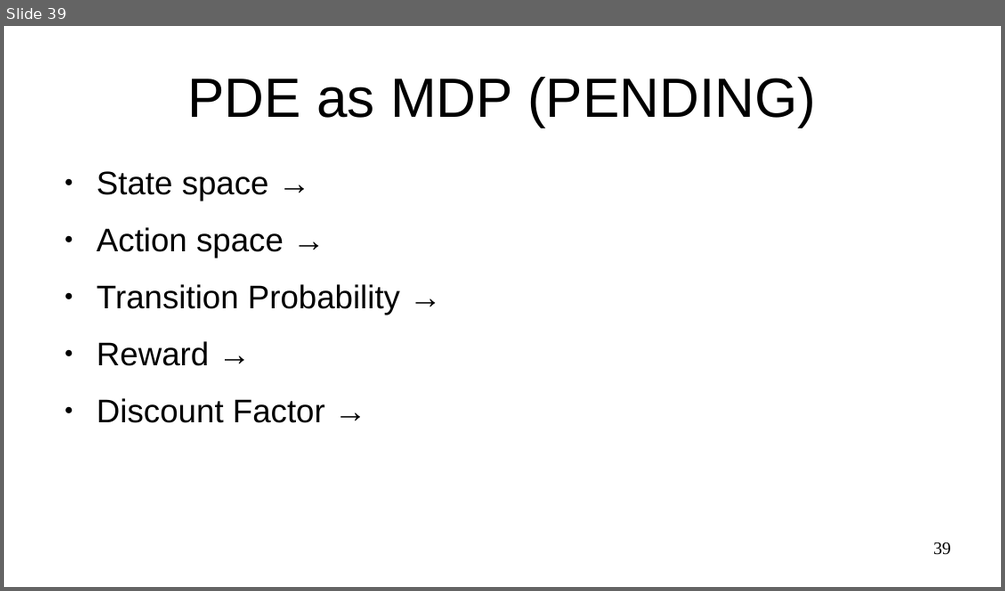
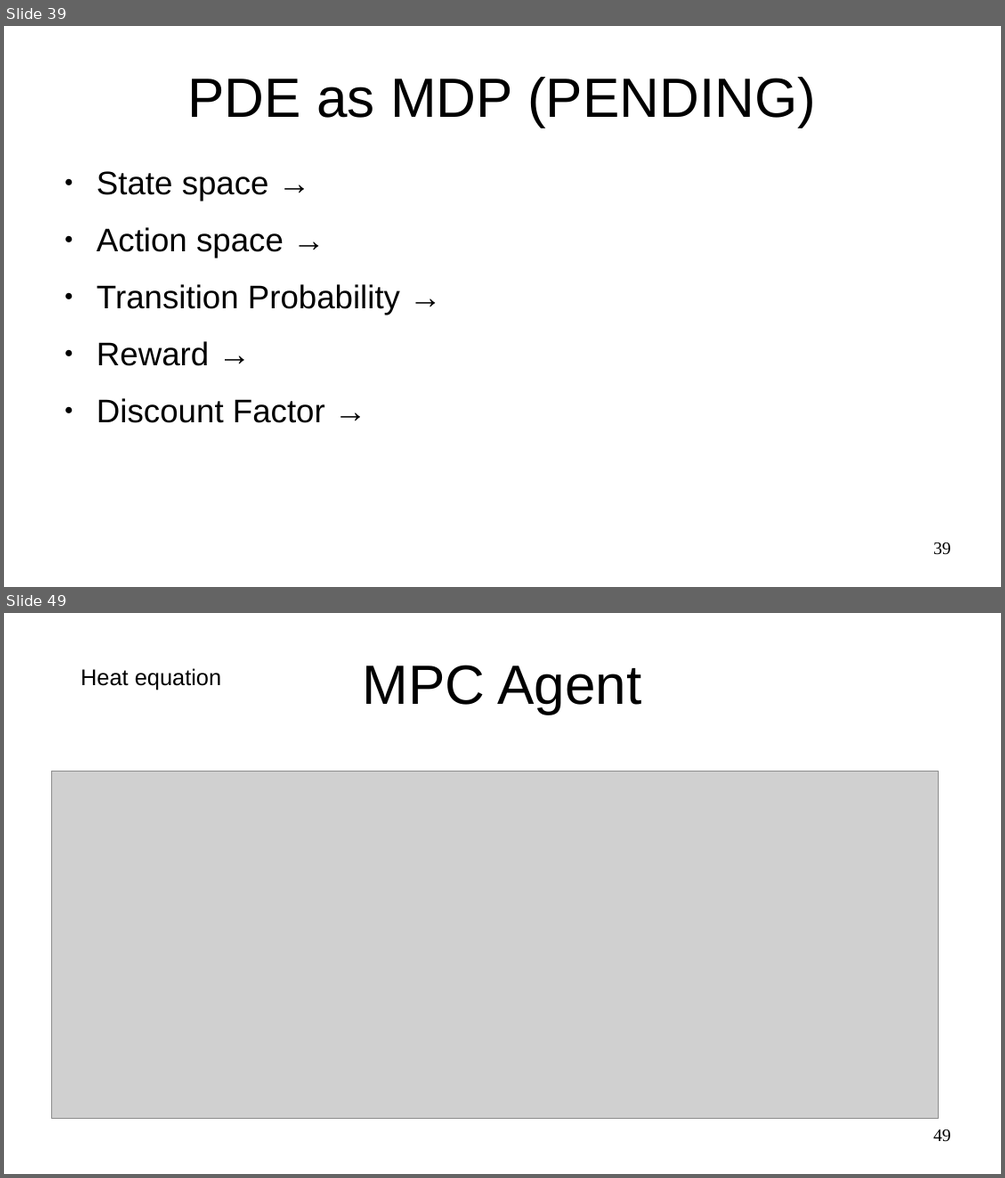
Before and after one commit to ajrox090/PhysicsGym, a slide deck: presentation/presentation.odp. Shown one above the other, each under a label of ours: slide 39 before the commit, slides 39 and 49 after it; the slides between them are not shown. The pictures are 1005x591 and 1005x1178 pixels, drawn with LibreOffice and Linux fonts; fonts in the diff are those of the drawing; grey boxes stand for pictures. Boxes give left, top, right and bottom in pixels: in the first picture for what was removed or moved away, otherwise in the second. Text is boxed around its words. In the diff, an @@ line names an element or a change of style, - is before the commit and + after.

```diff
--- a/presentation/presentation.odp
+++ b/presentation/presentation.odp
@@ slide 49 added at (x1=4, y1=613, x2=1001, y2=1174), background #FFFFFF @@
@@ title added at (x1=363, y1=665, x2=641, y2=714), 44 pt, text #000000 @@
+MPC Agent
@@ text added at (x1=81, y1=668, x2=221, y2=690), 18 pt, text #000000 @@
+Heat equation
@@ picture added at (x1=52, y1=771, x2=938, y2=1118) @@
@@ page number added at (x1=933, y1=1129, x2=951, y2=1142), 14 pt, text #000000 @@
+49
```
Also in this commit, not shown: 11 other slides added.
